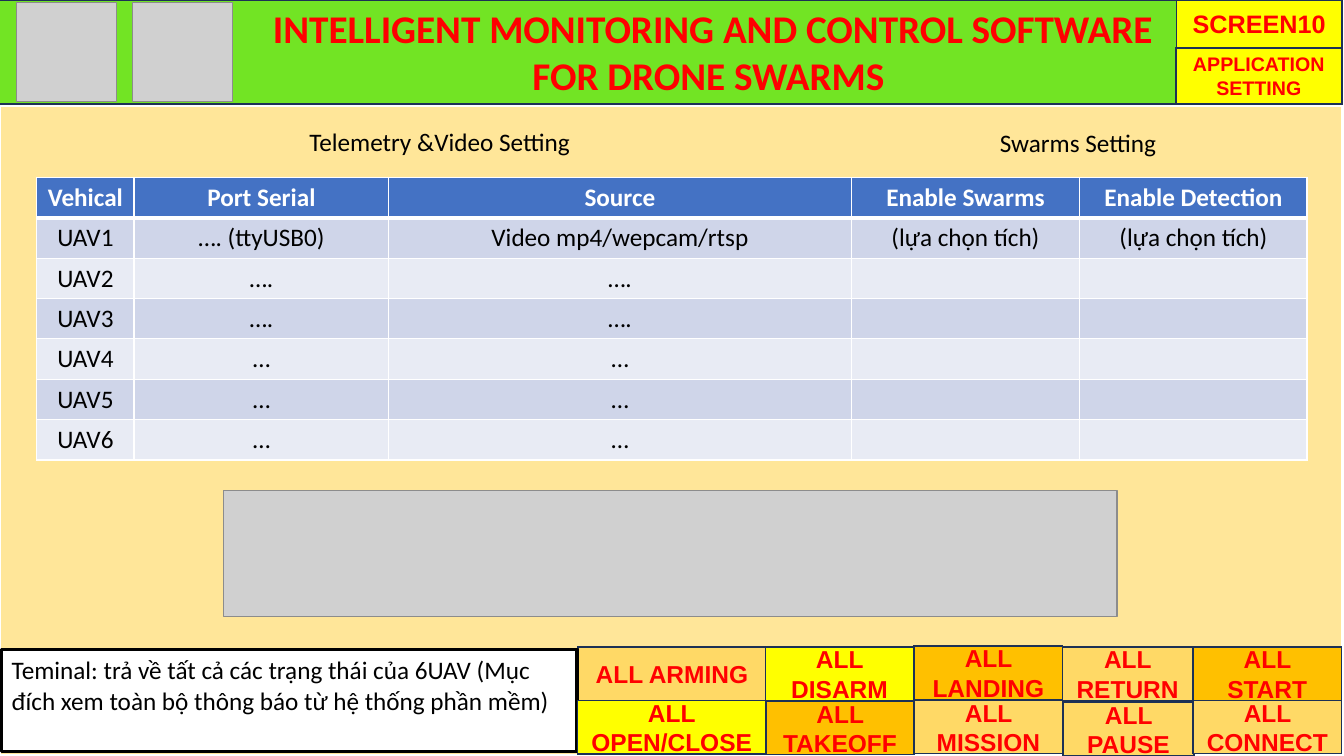
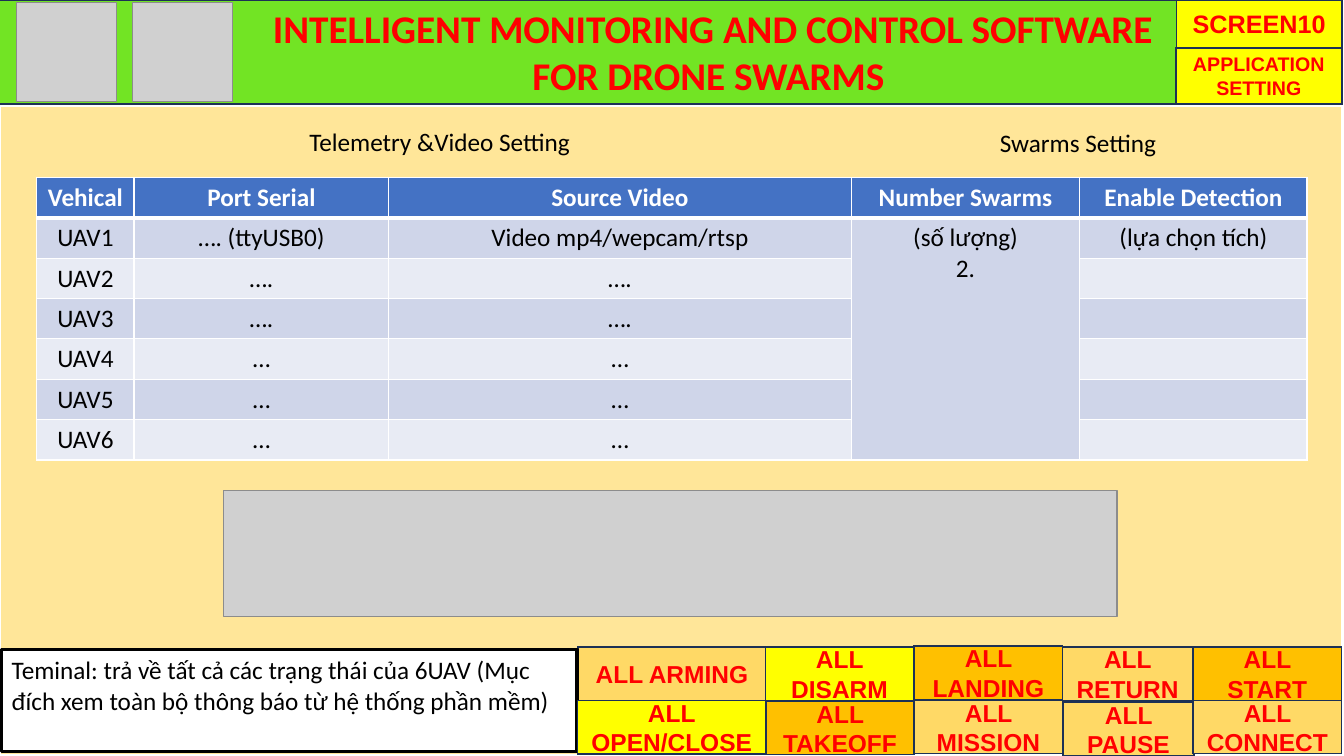
Before and after one commit to hiimmuc/SwarmUAV-UET, a slide deck: slide 11 of Docs/thiết kế giao diện app/Presentation1.pptx. Drawn at 1344x756 pixels with LibreOffice and Linux fonts; fonts in the diff are those of the drawing; grey boxes stand for pictures. Boxes give left, top, right and bottom in pixels: in the first picture for what was removed or moved away, otherwise in the second. Text is boxed around its words. In the diff, an @@ line names an element or a change of style, - is before the commit and + after.

```diff
--- a/Docs/thiết kế giao diện app/Presentation1.pptx
+++ b/Docs/thiết kế giao diện app/Presentation1.pptx
@@ table at [37, 177, 1309, 460] @@
-row 1, column 3: Source
+row 1, column 3: Source Video
-row 1, column 4: Enable Swarms
+row 1, column 4: Number Swarms
-row 2, column 4: (lựa chọn tích)
+row 2, column 4: (số lượng) / 2.
```
Also in this commit, not shown: 1 other slide changed, 1 slide added, 2 other files.
